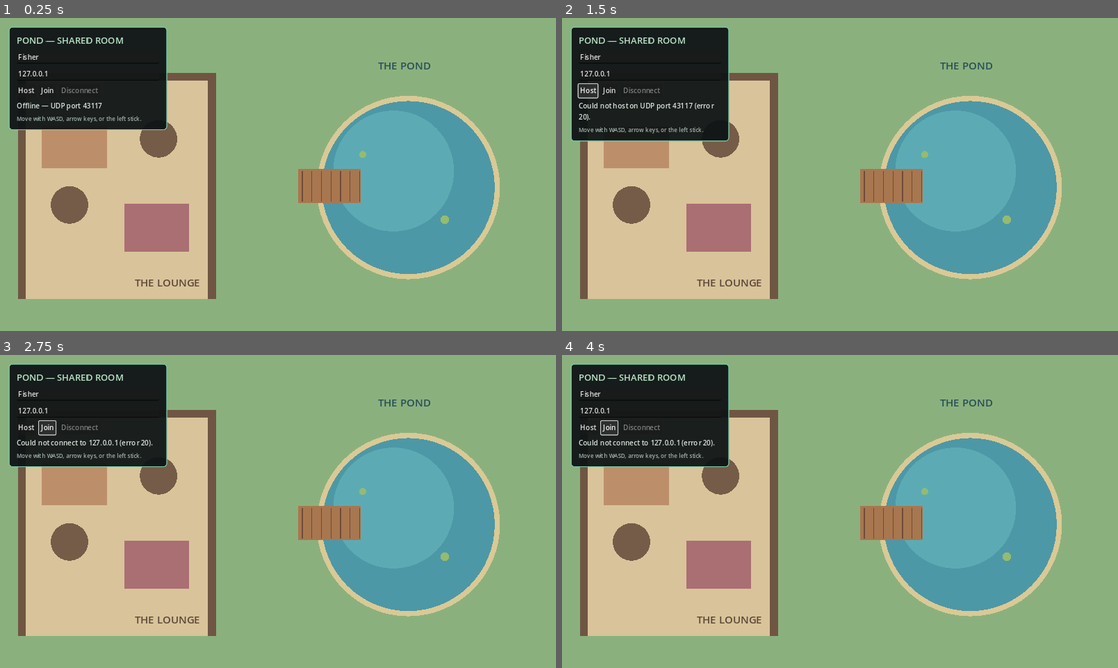
Above: before the commit, frames 1-4 (two rows, left to right).
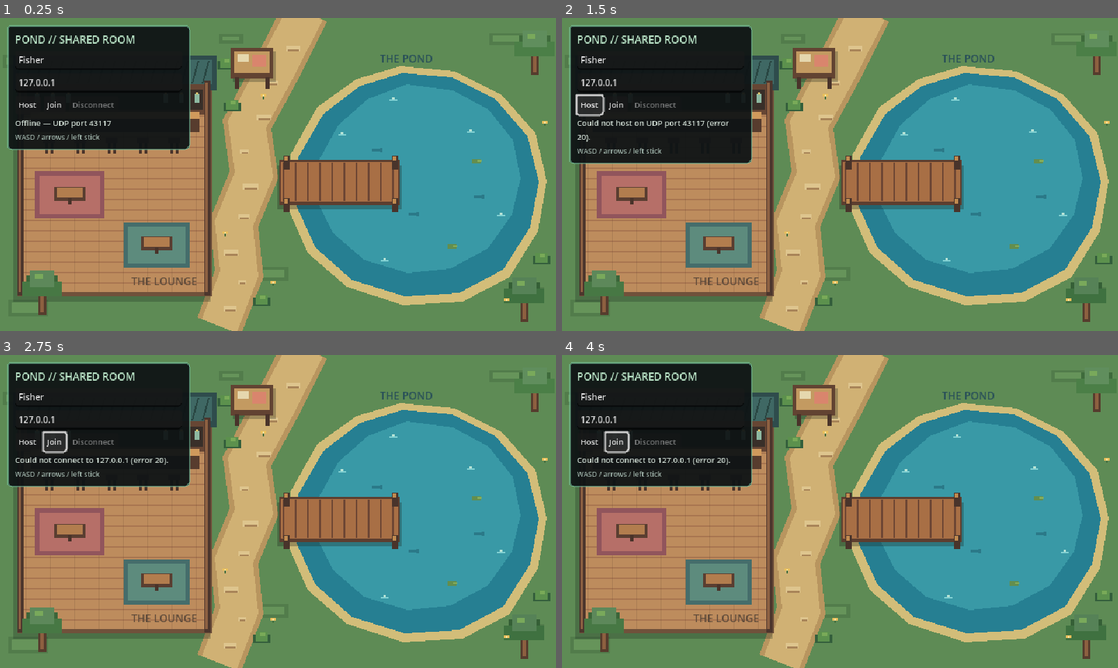
Above: after the commit, the same moments.

Repository: dain98/pond
Game: Godot game, scene res://scenes/main.tscn
Same seed, same stepped clock (60 frames per second), same inputs: the game is played once before the commit and once after it.
Inputs:
- Up to frame 1 (0.25 s): no input
- Up to frame 2 (1.5 s): tap Enter at 0.5 s; hold D 0.53-1.25 s; click "Host" at 1.25 s
- Up to frame 3 (2.75 s): click "Join" at 2 s
- Up to frame 4 (4 s): hold S 2.78-3.53 s; hold D from 3.53 s (still down)

The runs differ from the first frame. In frame 1, 84% of the frame differs, in the area x 0-100%, y 0-100%; in frame 2, 84%; in frame 3, 84%; in frame 4, 84%.

Commit message:
Establish pixel-art visual direction

Diff:
--- a/project.godot
+++ b/project.godot
@@ -10,11 +10,12 @@
 
 [display]
 
-window/size/viewport_width=1280
-window/size/viewport_height=720
+window/size/viewport_width=640
+window/size/viewport_height=360
 window/size/window_width_override=1280
 window/size/window_height_override=720
 window/stretch/mode="canvas_items"
+window/stretch/scale_mode="integer"
 
 [rendering]
 
@@ -22,3 +23,5 @@
 renderer/rendering_method.mobile="gl_compatibility"
 textures/default_filters/use_nearest_mipmap_filter=false
 textures/canvas_textures/default_texture_filter=0
+2d/snap/snap_2d_transforms_to_pixel=true
+2d/snap/snap_2d_vertices_to_pixel=true
--- a/scenes/main.tscn
+++ b/scenes/main.tscn
@@ -1,17 +1,9 @@
-[gd_scene load_steps=3 format=3]
+[gd_scene load_steps=2 format=3]
 
 [ext_resource type="Script" path="res://scripts/main.gd" id="1_main"]
-
-[sub_resource type="CircleShape2D" id="CircleShape2D_pond"]
-radius = 205.0
 
 [node name="Main" type="Node2D"]
 script = ExtResource("1_main")
 
-[node name="PondCollision" type="StaticBody2D" parent="."]
-position = Vector2(940, 390)
-
-[node name="CollisionShape2D" type="CollisionShape2D" parent="PondCollision"]
-shape = SubResource("CircleShape2D_pond")
-
 [node name="Players" type="Node2D" parent="."]
+y_sort_enabled = true
--- a/scenes/player.tscn
+++ b/scenes/player.tscn
@@ -3,8 +3,8 @@
 [ext_resource type="Script" path="res://scripts/player.gd" id="1_player"]
 
 [sub_resource type="CapsuleShape2D" id="CapsuleShape2D_player"]
-radius = 10.0
-height = 28.0
+radius = 5.0
+height = 14.0
 
 [node name="Player" type="CharacterBody2D"]
 collision_layer = 2
@@ -12,18 +12,18 @@
 script = ExtResource("1_player")
 
 [node name="CollisionShape2D" type="CollisionShape2D" parent="."]
-position = Vector2(0, 2)
+position = Vector2(0, 1)
 shape = SubResource("CapsuleShape2D_player")
 
 [node name="NameLabel" type="Label" parent="."]
-offset_left = -64.0
-offset_top = -46.0
-offset_right = 64.0
-offset_bottom = -22.0
+offset_left = -40.0
+offset_top = -29.0
+offset_right = 40.0
+offset_bottom = -15.0
 theme_override_colors/font_color = Color(0.968627, 0.94902, 0.862745, 1)
 theme_override_colors/font_shadow_color = Color(0.0509804, 0.0666667, 0.0784314, 0.9)
 theme_override_constants/shadow_offset_x = 1
-theme_override_constants/shadow_offset_y = 2
-theme_override_font_sizes/font_size = 16
+theme_override_constants/shadow_offset_y = 1
+theme_override_font_sizes/font_size = 9
 text = "Player"
 horizontal_alignment = 1
--- a/scripts/main.gd
+++ b/scripts/main.gd
@@ -14,6 +14,8 @@
 var automated_direction := Vector2.ZERO
 var automated_spawn_position := Vector2.ZERO
 var movement_observed_logged := false
+var visual_elapsed := 0.0
+var water_frame := 0
 
 var name_edit: LineEdit
 var address_edit: LineEdit
@@ -33,6 +35,11 @@
 
 func _process(delta: float) -> void:
 	_update_local_input()
+	visual_elapsed += delta
+	var next_water_frame := int(visual_elapsed * 3.0) % 4
+	if next_water_frame != water_frame:
+		water_frame = next_water_frame
+		queue_redraw()
 
 	if _network_is_active() and multiplayer.is_server():
 		snapshot_elapsed += delta
@@ -48,44 +55,176 @@
 
 
 func _draw() -> void:
-	# Placeholder town green and lounge floor.
-	draw_rect(Rect2(0.0, 0.0, 1280.0, 720.0), Color("8ab17d"))
-	draw_rect(Rect2(42.0, 126.0, 455.0, 520.0), Color("d9c39a"))
-	draw_rect(Rect2(42.0, 126.0, 455.0, 18.0), Color("6f5643"))
-	draw_rect(Rect2(42.0, 126.0, 18.0, 520.0), Color("6f5643"))
-	draw_rect(Rect2(479.0, 126.0, 18.0, 520.0), Color("6f5643"))
-
-	# Lounge tables and rugs.
-	draw_rect(Rect2(96.0, 250.0, 150.0, 96.0), Color("bc8f6a"))
-	draw_circle(Vector2(160.0, 430.0), 43.0, Color("755c48"))
-	draw_circle(Vector2(365.0, 278.0), 43.0, Color("755c48"))
-	draw_rect(Rect2(286.0, 428.0, 150.0, 110.0), Color("aa6f73"))
-
-	# A simple pond with a rim matching its collision shape.
-	draw_circle(Vector2(940.0, 390.0), 211.0, Color("d9c995"))
-	draw_circle(Vector2(940.0, 390.0), 199.0, Color("4d98a6"))
-	draw_circle(Vector2(906.0, 352.0), 139.0, Color("5cabb4"))
-	draw_circle(Vector2(835.0, 314.0), 8.0, Color("94bb70"))
-	draw_circle(Vector2(1024.0, 464.0), 10.0, Color("94bb70"))
-
-	# Dock.
-	draw_rect(Rect2(686.0, 348.0, 145.0, 78.0), Color("a8774f"))
-	for x in range(696, 831, 22):
-		draw_line(Vector2(x, 352.0), Vector2(x, 422.0), Color("6f4b39"), 2.0)
+	_draw_ground()
+	_draw_lounge()
+	_draw_pond()
+	_draw_dock()
+	_draw_props()
+
+
+func _draw_ground() -> void:
+	draw_rect(Rect2(0.0, 0.0, 640.0, 360.0), Color("5e8b55"))
+
+	var dark_patches: Array[Rect2] = [
+		Rect2(3, 42, 38, 15), Rect2(252, 18, 28, 11), Rect2(292, 286, 40, 16),
+		Rect2(563, 17, 52, 14), Rect2(591, 309, 35, 18), Rect2(9, 324, 46, 19),
+	]
+	for patch in dark_patches:
+		draw_rect(patch, Color("527c4b"))
+		draw_rect(Rect2(patch.position + Vector2(4, 3), patch.size - Vector2(9, 7)), Color("66945a"))
+
+	var path_points := PackedVector2Array([
+		Vector2(252, 354), Vector2(275, 294), Vector2(269, 236),
+		Vector2(292, 180), Vector2(284, 122), Vector2(320, 55), Vector2(352, -8),
+	])
+	draw_polyline(path_points, Color("b8955f"), 54.0, false)
+	draw_polyline(path_points, Color("d0b174"), 43.0, false)
+
+	var path_stones: Array[Rect2] = [
+		Rect2(257, 331, 15, 6), Rect2(274, 301, 9, 5), Rect2(257, 266, 17, 7),
+		Rect2(274, 225, 13, 6), Rect2(279, 190, 18, 7), Rect2(276, 151, 10, 5),
+		Rect2(295, 111, 17, 6), Rect2(308, 72, 12, 5), Rect2(329, 32, 16, 6),
+	]
+	for stone in path_stones:
+		draw_rect(stone, Color("dec58e"))
+		draw_rect(Rect2(stone.position + Vector2(2, stone.size.y - 2), Vector2(stone.size.x - 3, 2)), Color("a88458"))
+
+
+func _draw_lounge() -> void:
+	draw_rect(Rect2(15, 59, 227, 267), Color(0.10, 0.16, 0.12, 0.28))
+	draw_rect(Rect2(20, 54, 224, 266), Color("70513b"))
+	draw_rect(Rect2(25, 60, 214, 255), Color("bd8c5d"))
+
+	for y in range(64, 315, 12):
+		draw_line(Vector2(25, y), Vector2(239, y), Color("a87550"), 1.0)
+	for x in range(29, 239, 28):
+		draw_line(Vector2(x, 60), Vector2(x, 315), Color(0.30, 0.20, 0.15, 0.18), 1.0)
+
+	draw_rect(Rect2(15, 43, 234, 40), Color("2f4c4c"))
+	draw_rect(Rect2(20, 48, 224, 28), Color("3f6864"))
+	for x in range(24, 244, 12):
+		draw_line(Vector2(x, 49), Vector2(x - 7, 75), Color("294642"), 3.0)
+	draw_rect(Rect2(25, 76, 214, 35), Color("674634"))
+	draw_rect(Rect2(31, 82, 202, 23), Color("392f29"))
+
+	for x in [40, 58, 76, 188, 206, 224]:
+		draw_rect(Rect2(x, 87, 5, 10), Color("8eb9a2"))
+		draw_rect(Rect2(x + 1, 85, 3, 3), Color("d7c26e"))
+	draw_rect(Rect2(35, 111, 194, 20), Color("573c2e"))
+	draw_rect(Rect2(35, 108, 194, 8), Color("d09a5c"))
+	for x in [56, 92, 128, 164, 200]:
+		draw_rect(Rect2(x - 7, 137, 14, 7), Color("7b4d3b"))
+		draw_rect(Rect2(x - 4, 144, 3, 12), Color("4a342b"))
+		draw_rect(Rect2(x + 2, 144, 3, 12), Color("4a342b"))
+
+	draw_rect(Rect2(40, 176, 80, 54), Color("91555c"))
+	draw_rect(Rect2(45, 181, 70, 44), Color("b66f68"))
+	draw_rect(Rect2(142, 235, 76, 52), Color("456d6b"))
+	draw_rect(Rect2(147, 240, 66, 42), Color("5d8b7d"))
+	for center in [Vector2(80, 202), Vector2(180, 259)]:
+		draw_rect(Rect2(center - Vector2(18, 8), Vector2(36, 16)), Color("5a3e31"))
+		draw_rect(Rect2(center - Vector2(15, 7), Vector2(30, 11)), Color("b27d4e"))
+		draw_rect(Rect2(center + Vector2(-2, 5), Vector2(4, 7)), Color("49332a"))
+
+	for x in [20, 235]:
+		draw_rect(Rect2(x, 72, 7, 247), Color("4c362d"))
+		draw_rect(Rect2(x + 1, 74, 3, 241), Color("8e6142"))
+
+
+func _draw_pond() -> void:
+	var bank := PackedVector2Array([
+		Vector2(461, 55), Vector2(523, 61), Vector2(577, 88), Vector2(616, 132),
+		Vector2(629, 187), Vector2(619, 245), Vector2(586, 298), Vector2(532, 326),
+		Vector2(464, 330), Vector2(399, 309), Vector2(354, 270), Vector2(330, 216),
+		Vector2(334, 157), Vector2(365, 102), Vector2(410, 70),
+	])
+	var water := PackedVector2Array([
+		Vector2(463, 63), Vector2(520, 68), Vector2(570, 93), Vector2(607, 136),
+		Vector2(620, 188), Vector2(610, 240), Vector2(579, 289), Vector2(528, 316),
+		Vector2(466, 320), Vector2(405, 301), Vector2(363, 264), Vector2(340, 214),
+		Vector2(343, 160), Vector2(372, 110), Vector2(414, 78),
+	])
+	draw_colored_polygon(bank, Color("d2bd79"))
+	draw_colored_polygon(water, Color("267f92"))
+
+	var shallow := PackedVector2Array([
+		Vector2(468, 76), Vector2(521, 83), Vector2(562, 105), Vector2(590, 140),
+		Vector2(599, 184), Vector2(589, 226), Vector2(561, 265), Vector2(518, 288),
+		Vector2(469, 293), Vector2(419, 278), Vector2(383, 247), Vector2(363, 207),
+		Vector2(367, 163), Vector2(389, 123), Vector2(423, 93),
+	])
+	draw_colored_polygon(shallow, Color("3999a6"))
+
+	var shift := float(water_frame * 3)
+	for sparkle in [Vector2(389, 133), Vector2(448, 93), Vector2(537, 130), Vector2(572, 226), Vector2(438, 278)]:
+		var point: Vector2 = sparkle + Vector2(fmod(shift, 7.0), 0.0)
+		draw_rect(Rect2(point, Vector2(9, 2)), Color("82d1d3"))
+		draw_rect(Rect2(point + Vector2(3, -2), Vector2(3, 2)), Color("b8e3d5"))
+
+	for pad in [Vector2(393, 185), Vector2(548, 164), Vector2(520, 262)]:
+		draw_rect(Rect2(pad - Vector2(5, 2), Vector2(10, 5)), Color("638e4e"))
+		draw_rect(Rect2(pad + Vector2(1, -1), Vector2(5, 2)), Color("85ad5c"))
+	for fish in [Vector2(475, 225), Vector2(550, 205), Vector2(433, 151)]:
+		draw_rect(Rect2(fish - Vector2(5, 1), Vector2(9, 3)), Color(0.08, 0.27, 0.34, 0.38))
+		draw_rect(Rect2(fish + Vector2(4, -2), Vector2(3, 5)), Color(0.08, 0.27, 0.34, 0.38))
+
+
+func _draw_dock() -> void:
+	draw_rect(Rect2(319, 169, 143, 51), Color(0.10, 0.13, 0.10, 0.30))
+	draw_rect(Rect2(321, 163, 139, 52), Color("5d3e2f"))
+	draw_rect(Rect2(323, 165, 135, 46), Color("a86f45"))
+	for x in range(326, 458, 14):
+		draw_line(Vector2(x, 166), Vector2(x, 210), Color("6d4634"), 2.0)
+	for post in [Vector2(326, 158), Vector2(451, 158), Vector2(326, 207), Vector2(451, 207)]:
+		draw_rect(Rect2(post, Vector2(7, 16)), Color("49342b"))
+		draw_rect(Rect2(post + Vector2(1, 1), Vector2(4, 5)), Color("c18b50"))
+
+
+func _draw_props() -> void:
+	_draw_tree(Vector2(48, 338), Color("477844"))
+	_draw_tree(Vector2(603, 346), Color("3f7140"))
+	_draw_tree(Vector2(615, 62), Color("4b7f47"))
+
+	for bush in [Vector2(260, 54), Vector2(301, 326), Vector2(623, 278), Vector2(267, 102)]:
+		draw_rect(Rect2(bush - Vector2(10, 5), Vector2(20, 10)), Color("345f3c"))
+		draw_rect(Rect2(bush - Vector2(7, 8), Vector2(14, 11)), Color("5c914d"))
+		draw_rect(Rect2(bush - Vector2(2, 7), Vector2(6, 4)), Color("79aa58"))
+
+	for flower in [Vector2(258, 246), Vector2(302, 88), Vector2(313, 303), Vector2(626, 119), Vector2(582, 323)]:
+		draw_rect(Rect2(flower, Vector2(2, 5)), Color("426d3d"))
+		draw_rect(Rect2(flower - Vector2(2, 1), Vector2(6, 3)), Color("e9bf5b"))
+		draw_rect(Rect2(flower, Vector2(2, 2)), Color("f4e3a0"))
+
+	draw_rect(Rect2(268, 38, 49, 35), Color(0.08, 0.12, 0.09, 0.28))
+	draw_rect(Rect2(265, 34, 49, 35), Color("624332"))
+	draw_rect(Rect2(269, 38, 41, 25), Color("c39a61"))
+	draw_rect(Rect2(273, 41, 13, 9), Color("e5d7ae"))
+	draw_rect(Rect2(290, 42, 16, 14), Color("d9856d"))
+	draw_rect(Rect2(270, 68, 5, 13), Color("49332a"))
+	draw_rect(Rect2(305, 68, 5, 13), Color("49332a"))
+
+
+func _draw_tree(base: Vector2, canopy_color: Color) -> void:
+	draw_rect(Rect2(base + Vector2(-4, -24), Vector2(9, 27)), Color("563c2d"))
+	draw_rect(Rect2(base + Vector2(-2, -24), Vector2(4, 24)), Color("8d6040"))
+	draw_rect(Rect2(base + Vector2(-18, -42), Vector2(36, 18)), canopy_color.darkened(0.16))
+	draw_rect(Rect2(base + Vector2(-23, -35), Vector2(46, 17)), canopy_color)
+	draw_rect(Rect2(base + Vector2(-14, -48), Vector2(28, 19)), canopy_color.lightened(0.12))
+	draw_rect(Rect2(base + Vector2(-8, -44), Vector2(9, 6)), Color("79a95b"))
 
 
 func _build_world_labels() -> void:
 	var lounge_label := Label.new()
-	lounge_label.position = Vector2(310.0, 590.0)
+	lounge_label.position = Vector2(151.0, 294.0)
 	lounge_label.text = "THE LOUNGE"
-	lounge_label.add_theme_font_size_override("font_size", 24)
+	lounge_label.add_theme_font_size_override("font_size", 12)
 	lounge_label.add_theme_color_override("font_color", Color("5d4939"))
 	add_child(lounge_label)
 
 	var pond_label := Label.new()
-	pond_label.position = Vector2(870.0, 92.0)
+	pond_label.position = Vector2(437.0, 38.0)
 	pond_label.text = "THE POND"
-	pond_label.add_theme_font_size_override("font_size", 24)
+	pond_label.add_theme_font_size_override("font_size", 12)
 	pond_label.add_theme_color_override("font_color", Color("284f58"))
 	add_child(pond_label)
 
@@ -96,33 +235,33 @@
 	add_child(layer)
 
 	var panel := PanelContainer.new()
-	panel.position = Vector2(20.0, 20.0)
-	panel.custom_minimum_size = Vector2(365.0, 0.0)
+	panel.position = Vector2(8.0, 8.0)
+	panel.custom_minimum_size = Vector2(210.0, 0.0)
 	var panel_style := StyleBoxFlat.new()
 	panel_style.bg_color = Color(0.055, 0.075, 0.08, 0.94)
 	panel_style.border_color = Color("78c6a3")
-	panel_style.set_border_width_all(2)
-	panel_style.corner_radius_top_left = 8
-	panel_style.corner_radius_top_right = 8
-	panel_style.corner_radius_bottom_left = 8
-	panel_style.corner_radius_bottom_right = 8
+	panel_style.set_border_width_all(1)
+	panel_style.corner_radius_top_left = 4
+	panel_style.corner_radius_top_right = 4
+	panel_style.corner_radius_bottom_left = 4
+	panel_style.corner_radius_bottom_right = 4
 	panel.add_theme_stylebox_override("panel", panel_style)
 	layer.add_child(panel)
 
 	var margin := MarginContainer.new()
-	margin.add_theme_constant_override("margin_left", 16)
-	margin.add_theme_constant_override("margin_top", 14)
-	margin.add_theme_constant_override("margin_right", 16)
-	margin.add_theme_constant_override("margin_bottom", 14)
+	margin.add_theme_constant_override("margin_left", 8)
+	margin.add_theme_constant_override("margin_top", 7)
+	margin.add_theme_constant_override("margin_right", 8)
+	margin.add_theme_constant_override("margin_bottom", 7)
 	panel.add_child(margin)
 
 	var column := VBoxContainer.new()
-	column.add_theme_constant_override("separation", 8)
+	column.add_theme_constant_override("separation", 4)
 	margin.add_child(column)
 
 	var title := Label.new()
-	title.text = "POND — SHARED ROOM"
-	title.add_theme_font_size_override("font_size", 21)
+	title.text = "POND // SHARED ROOM"
+	title.add_theme_font_size_override("font_size", 12)
 	title.add_theme_color_override("font_color", Color("b9e3c6"))
 	column.add_child(title)
 
@@ -130,29 +269,36 @@
 	name_edit.placeholder_text = "Your name"
 	name_edit.text = "Fisher"
 	name_edit.max_length = 24
+	name_edit.custom_minimum_size.y = 21
+	name_edit.add_theme_font_size_override("font_size", 10)
 	column.add_child(name_edit)
 
 	address_edit = LineEdit.new()
 	address_edit.placeholder_text = "Host address"
 	address_edit.text = "127.0.0.1"
+	address_edit.custom_minimum_size.y = 21
+	address_edit.add_theme_font_size_override("font_size", 10)
 	column.add_child(address_edit)
 
 	var buttons := HBoxContainer.new()
-	buttons.add_theme_constant_override("separation", 8)
+	buttons.add_theme_constant_override("separation", 4)
 	column.add_child(buttons)
 
 	host_button = Button.new()
 	host_button.text = "Host"
+	host_button.add_theme_font_size_override("font_size", 9)
 	host_button.pressed.connect(_start_host)
 	buttons.add_child(host_button)
 
 	join_button = Button.new()
 	join_button.text = "Join"
+	join_button.add_theme_font_size_override("font_size", 9)
 	join_button.pressed.connect(_start_client.bind(""))
 	buttons.add_child(join_button)
 
 	disconnect_button = Button.new()
 	disconnect_button.text = "Disconnect"
+	disconnect_button.add_theme_font_size_override("font_size", 9)
 	disconnect_button.disabled = true
 	disconnect_button.pressed.connect(_disconnect_from_session.bind(true))
 	buttons.add_child(disconnect_button)
@@ -160,12 +306,13 @@
 	status_label = Label.new()
 	status_label.text = "Offline — UDP port %d" % PORT
 	status_label.autowrap_mode = TextServer.AUTOWRAP_WORD_SMART
+	status_label.add_theme_font_size_override("font_size", 9)
 	status_label.add_theme_color_override("font_color", Color("d8e5dc"))
 	column.add_child(status_label)
 
 	var help := Label.new()
-	help.text = "Move with WASD, arrow keys, or the left stick."
-	help.add_theme_font_size_override("font_size", 13)
+	help.text = "WASD / arrows / left stick"
+	help.add_theme_font_size_override("font_size", 8)
 	help.add_theme_color_override("font_color", Color("9fb3aa"))
 	column.add_child(help)
 
@@ -390,12 +537,12 @@
 
 func _spawn_position(spawn_index: int) -> Vector2:
 	var positions: Array[Vector2] = [
-		Vector2(560.0, 350.0),
-		Vector2(560.0, 430.0),
-		Vector2(620.0, 310.0),
-		Vector2(620.0, 470.0),
-		Vector2(530.0, 510.0),
-		Vector2(530.0, 270.0),
+		Vector2(278.0, 176.0),
+		Vector2(278.0, 215.0),
+		Vector2(310.0, 150.0),
+		Vector2(310.0, 240.0),
+		Vector2(270.0, 270.0),
+		Vector2(285.0, 125.0),
 	]
 	return positions[absi(spawn_index) % positions.size()]
 
--- a/scripts/player.gd
+++ b/scripts/player.gd
@@ -1,14 +1,20 @@
 class_name PondPlayer
 extends CharacterBody2D
 
-const SPEED := 190.0
-const WORLD_BOUNDS := Rect2(36.0, 82.0, 1208.0, 602.0)
+const SPEED := 96.0
+const WORLD_BOUNDS := Rect2(12.0, 32.0, 616.0, 316.0)
+const POND_CENTER := Vector2(480.0, 198.0)
+const POND_RADII := Vector2(146.0, 126.0)
+const DOCK_WALKABLE := Rect2(321.0, 163.0, 139.0, 54.0)
 
 var peer_id := 0
 var display_name := "Player"
 var input_direction := Vector2.ZERO
 var target_position := Vector2.ZERO
 var player_color := Color("78c6a3")
+var facing := Vector2.DOWN
+var walk_phase := 0.0
+var is_walking := false
 
 
 func configure(new_peer_id: int, new_display_name: String, spawn_position: Vector2) -> void:
@@ -23,14 +29,21 @@
 
 func _physics_process(delta: float) -> void:
 	if multiplayer.is_server():
+		var previous_position := position
 		velocity = input_direction.limit_length(1.0) * SPEED
 		move_and_slide()
+		if _position_is_in_pond(position):
+			position = previous_position
+			velocity = Vector2.ZERO
 		position.x = clampf(position.x, WORLD_BOUNDS.position.x, WORLD_BOUNDS.end.x)
 		position.y = clampf(position.y, WORLD_BOUNDS.position.y, WORLD_BOUNDS.end.y)
 		target_position = position
+		_update_walk_animation(input_direction, delta)
 	else:
 		var blend := 1.0 - exp(-18.0 * delta)
+		var movement := target_position - position
 		position = position.lerp(target_position, blend)
+		_update_walk_animation(movement.normalized() if movement.length() > 0.25 else Vector2.ZERO, delta)
 
 
 func apply_server_position(server_position: Vector2) -> void:
@@ -38,15 +51,51 @@
 
 
 func _draw() -> void:
-	# A deliberately simple, asset-free placeholder character.
-	draw_circle(Vector2(0.0, 14.0), 12.0, Color(0.05, 0.08, 0.08, 0.28))
-	draw_rect(Rect2(-10.0, -5.0, 20.0, 26.0), player_color.darkened(0.18))
-	draw_rect(Rect2(-8.0, -2.0, 16.0, 20.0), player_color)
-	draw_circle(Vector2(0.0, -10.0), 10.0, player_color.lightened(0.22))
-	draw_rect(Rect2(-5.0, -12.0, 3.0, 3.0), Color("18242b"))
-	draw_rect(Rect2(3.0, -12.0, 3.0, 3.0), Color("18242b"))
-	draw_rect(Rect2(-8.0, 18.0, 6.0, 4.0), Color("263b40"))
-	draw_rect(Rect2(2.0, 18.0, 6.0, 4.0), Color("263b40"))
+	var bob := -1.0 if is_walking and int(walk_phase) % 2 == 0 else 0.0
+	var step := 1.0 if is_walking and int(walk_phase) % 2 == 0 else -1.0
+
+	# Compact, layered pixel character with a readable top-down silhouette.
+	draw_rect(Rect2(-7.0, 9.0, 14.0, 3.0), Color(0.04, 0.08, 0.08, 0.24))
+	draw_rect(Rect2(-5.0 + step, 5.0 + bob, 4.0, 7.0), Color("21383d"))
+	draw_rect(Rect2(1.0 - step, 5.0 + bob, 4.0, 7.0), Color("21383d"))
+	draw_rect(Rect2(-6.0, -5.0 + bob, 12.0, 13.0), player_color.darkened(0.22))
+	draw_rect(Rect2(-5.0, -5.0 + bob, 10.0, 11.0), player_color)
+	draw_rect(Rect2(-8.0, -3.0 + bob, 3.0, 8.0), player_color.darkened(0.08))
+	draw_rect(Rect2(5.0, -3.0 + bob, 3.0, 8.0), player_color.darkened(0.08))
+
+	# Hair, face, and directional features.
+	draw_rect(Rect2(-6.0, -14.0 + bob, 12.0, 9.0), Color("263c42"))
+	draw_rect(Rect2(-5.0, -12.0 + bob, 10.0, 9.0), Color("e8ae72"))
+	draw_rect(Rect2(-6.0, -14.0 + bob, 12.0, 4.0), Color("2a4145"))
+	draw_rect(Rect2(-6.0, -11.0 + bob, 3.0, 5.0), Color("2a4145"))
+	draw_rect(Rect2(4.0, -11.0 + bob, 2.0, 4.0), Color("2a4145"))
+
+	if absf(facing.x) > absf(facing.y):
+		var eye_x := 3.0 if facing.x > 0.0 else -4.0
+		draw_rect(Rect2(eye_x, -9.0 + bob, 2.0, 2.0), Color("15272c"))
+	elif facing.y >= 0.0:
+		draw_rect(Rect2(-3.0, -9.0 + bob, 2.0, 2.0), Color("15272c"))
+		draw_rect(Rect2(2.0, -9.0 + bob, 2.0, 2.0), Color("15272c"))
+
+	# Small bright trim keeps the sprite distinct against grass and wood.
+	draw_rect(Rect2(-4.0, 0.0 + bob, 8.0, 2.0), player_color.lightened(0.25))
+
+
+func _update_walk_animation(direction: Vector2, delta: float) -> void:
+	is_walking = direction.length() > 0.05
+	if is_walking:
+		facing = direction.normalized()
+		walk_phase = fmod(walk_phase + delta * 9.0, 4.0)
+	else:
+		walk_phase = 0.0
+	queue_redraw()
+
+
+func _position_is_in_pond(candidate: Vector2) -> bool:
+	if DOCK_WALKABLE.has_point(candidate):
+		return false
+	var normalized := (candidate - POND_CENTER) / POND_RADII
+	return normalized.length_squared() < 1.0
 
 
 func _color_for_name(player_name: String) -> Color:
Not shown, added: docs/art/.gdignore
Binary file added: docs/art/pond-visual-direction.png
Binary file changed: tests/visual/baselines/host.png
Binary file changed: tests/visual/baselines/joined.png
Not shown, added: docs/09-visual-direction.md
Not shown, changed: docs/README.md
Not shown, changed: scripts/visual_test.sh
